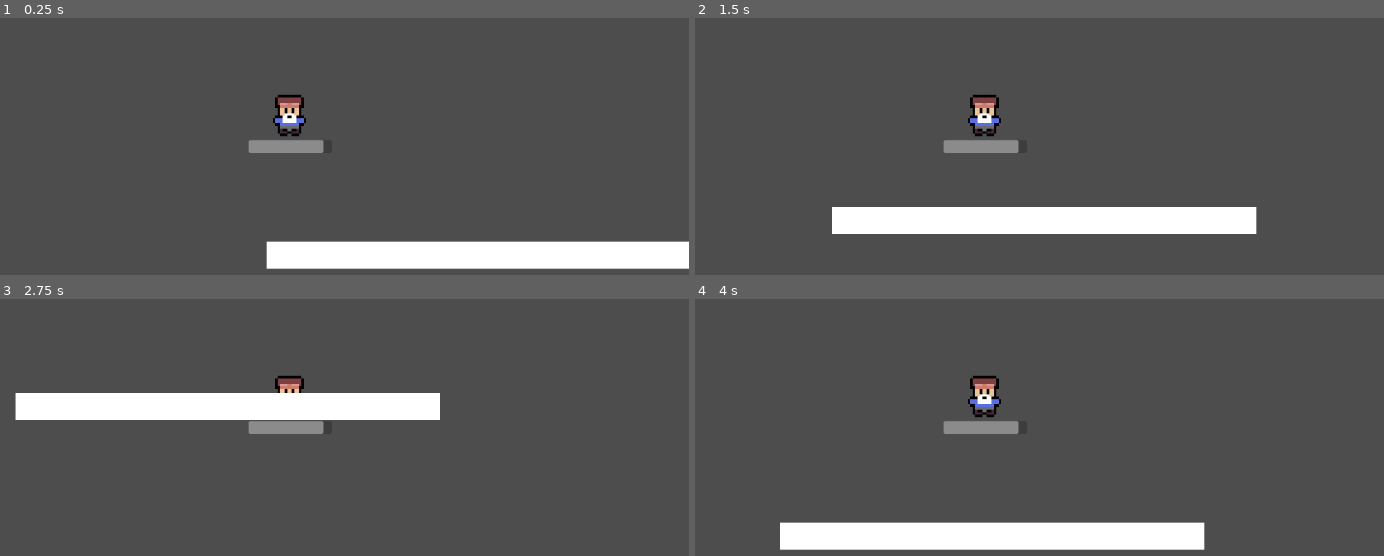
Above: before the commit, frames 1-4 (two rows, left to right).
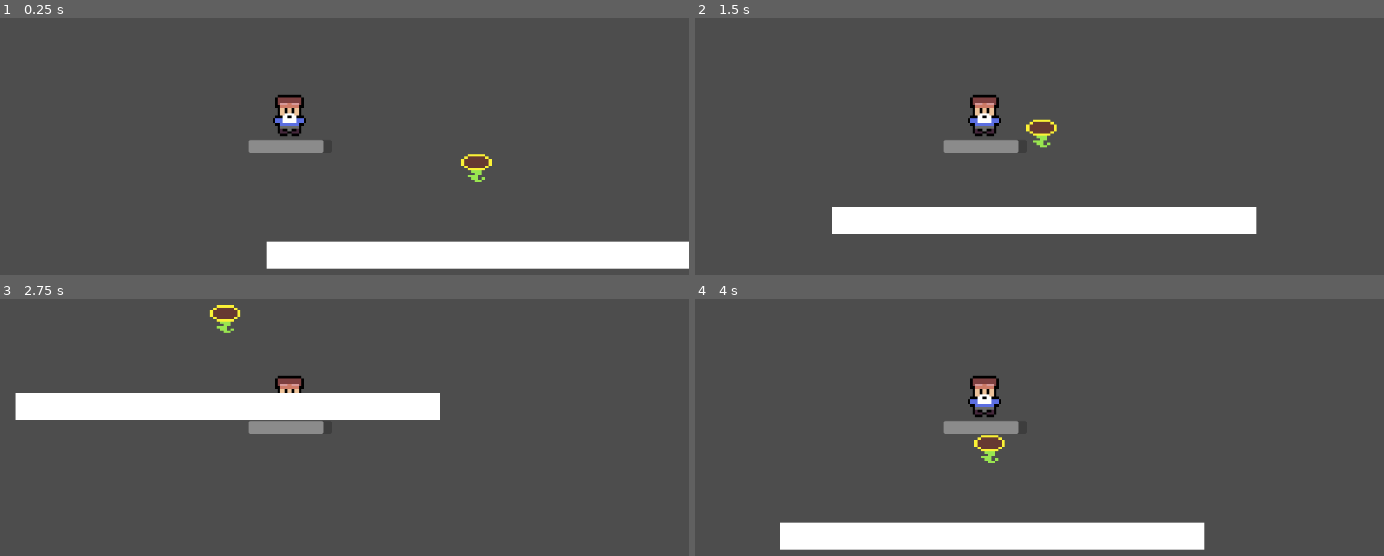
Above: after the commit, the same moments.

Repository: Justin-HAL/scsu-gamejam-fa2024
Game: Godot game, scene res://world.tscn
The game is run twice, just before and just after one commit, with the same random seed, the same clock (stepped at 60 frames per second) and the same inputs. The engine's default icon, where the game draws it, is replaced by a stand-in: a white triangle on a blue panel in a dark square.
Inputs:
- Up to frame 1 (0.25 s): no input
- Up to frame 2 (1.5 s): tap Enter at 0.5 s; hold D (right) 0.53-1.28 s; hold S (down) from 1.28 s (still down)
- Up to frame 3 (2.75 s): release S (down) at 2.03 s; hold D (right) from 2.03 s (still down)
- Up to frame 4 (4 s): release D (right) at 2.78 s; hold W (up) 2.78-3.53 s; hold A (left) from 3.53 s (still down)

The runs differ from the first frame. In frame 1, 0.3% of the frame differs, in the area x 66-72%, y 52-64%; in frame 2, 0.3%, in the area x 48-53%, y 39-51%; in frame 3, 0.3%; in frame 4, 0.3%.
Error after the commit: Invalid access to property or key 'type' on a base object of type 'StaticBody2D'. (res://scripts/player.gd:27)

Commit message:
work on resource node

Diff:
--- a/Inventory/items/collection_resource.gd
+++ /dev/null
@@ -1,8 +0,0 @@
-extends Node2D
-
-var type = "resource"
-@export var resource : resource_node
-var can_collect = true
-var player_in_range = false
-func _ready():
-	$Sprite2D.texture = resource.full_texture
--- /dev/null
+++ b/Resource nodes/collection_resource.gd
@@ -0,0 +1,17 @@
+extends Node2D
+
+@export var type = "resource"
+@export var resource : resource_node
+var can_collect = true
+var player_in_range = false
+func _ready():
+	$Sprite2D.texture = resource.full_texture
+
+func get_resource():
+	if can_collect:
+		harvest()
+		return resource.resource
+
+func harvest():
+	can_collect = false
+	$Sprite2D.texture = resource.depleted_texture
--- a/Inventory/items/collection_resource.tscn
+++ b/Resource nodes/collection_resource.tscn
@@ -1,7 +1,6 @@
-[gd_scene load_steps=4 format=3 uid="uid://cadxw1kk3frn3"]
+[gd_scene load_steps=3 format=3 uid="uid://cadxw1kk3frn3"]
 
-[ext_resource type="Texture2D" uid="uid://dd7bmd015s5tw" path="res://sprites/appear.png" id="1_pigfg"]
-[ext_resource type="Script" path="res://Inventory/items/collection_resource.gd" id="1_w84y1"]
+[ext_resource type="Script" path="res://Resource nodes/collection_resource.gd" id="1_w84y1"]
 
 [sub_resource type="CircleShape2D" id="CircleShape2D_i6mf0"]
 radius = 60.531
@@ -12,7 +11,6 @@
 [node name="Sprite2D" type="Sprite2D" parent="."]
 position = Vector2(-1.5, -2)
 scale = Vector2(9.88889, 6.66667)
-texture = ExtResource("1_pigfg")
 
 [node name="StaticBody2D" type="StaticBody2D" parent="."]
 collision_layer = 2
--- /dev/null
+++ b/Resource nodes/node types/Sunflower resource.tres
@@ -0,0 +1,13 @@
+[gd_resource type="Resource" script_class="resource_node" load_steps=5 format=3 uid="uid://cpdre06huvg6w"]
+
+[ext_resource type="Texture2D" uid="uid://bih7eckhbhpj5" path="res://icon.svg" id="1_232cl"]
+[ext_resource type="Texture2D" uid="uid://dx7ucquhaah2x" path="res://sprites/Sunflower.png" id="2_g4wps"]
+[ext_resource type="Resource" uid="uid://veo0gaxmt26n" path="res://Inventory/items/SunFlower.tres" id="3_wfnwd"]
+[ext_resource type="Script" path="res://Resource nodes/resource_node.gd" id="4_r03su"]
+
+[resource]
+script = ExtResource("4_r03su")
+full_texture = ExtResource("2_g4wps")
+depleted_texture = ExtResource("1_232cl")
+resource = ExtResource("3_wfnwd")
+regrow = 10
--- a/scripts/player.gd
+++ b/scripts/player.gd
@@ -26,3 +26,4 @@
 func _on_collection_area_body_entered(body: Node2D) -> void:
 	if body.type == "resource":
 		resources_in_range.append(body.get_instance_id())
+		print(resources_in_range)
--- a/world.tscn
+++ b/world.tscn
@@ -1,6 +1,8 @@
-[gd_scene load_steps=2 format=3 uid="uid://ctwr3n52p1i7x"]
+[gd_scene load_steps=4 format=3 uid="uid://ctwr3n52p1i7x"]
 
 [ext_resource type="PackedScene" uid="uid://d2uhdqhn0gyu7" path="res://scenes/player.tscn" id="1_fujh3"]
+[ext_resource type="PackedScene" uid="uid://cadxw1kk3frn3" path="res://Resource nodes/collection_resource.tscn" id="2_mgdi2"]
+[ext_resource type="Resource" uid="uid://cpdre06huvg6w" path="res://Resource nodes/node types/Sunflower resource.tres" id="3_ubacq"]
 
 [node name="World" type="Node2D"]
 
@@ -15,3 +17,7 @@
 offset_top = 365.0
 offset_right = 1159.0
 offset_bottom = 443.0
+
+[node name="collection_resource" parent="." instance=ExtResource("2_mgdi2")]
+position = Vector2(541, 154)
+resource = ExtResource("3_ubacq")
Renamed: resource_node.gd -> Resource nodes/resource_node.gd
